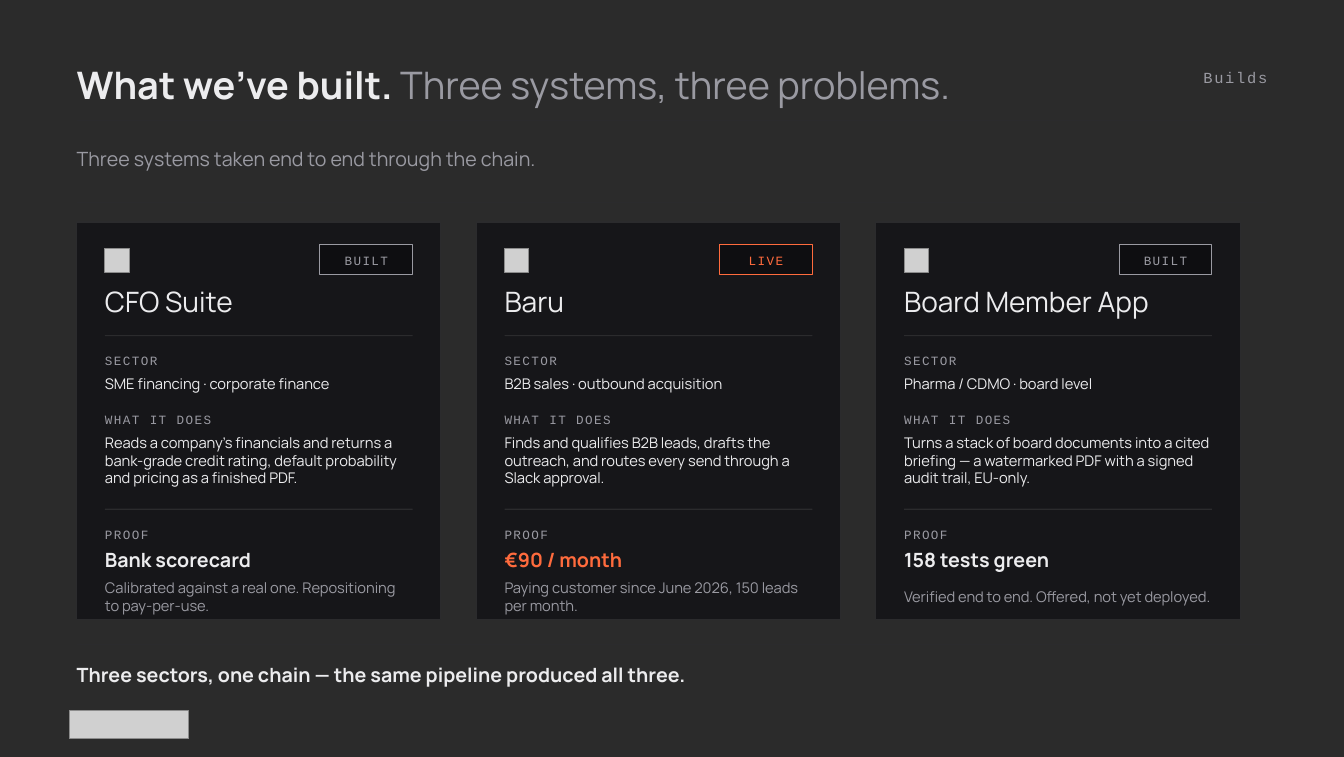
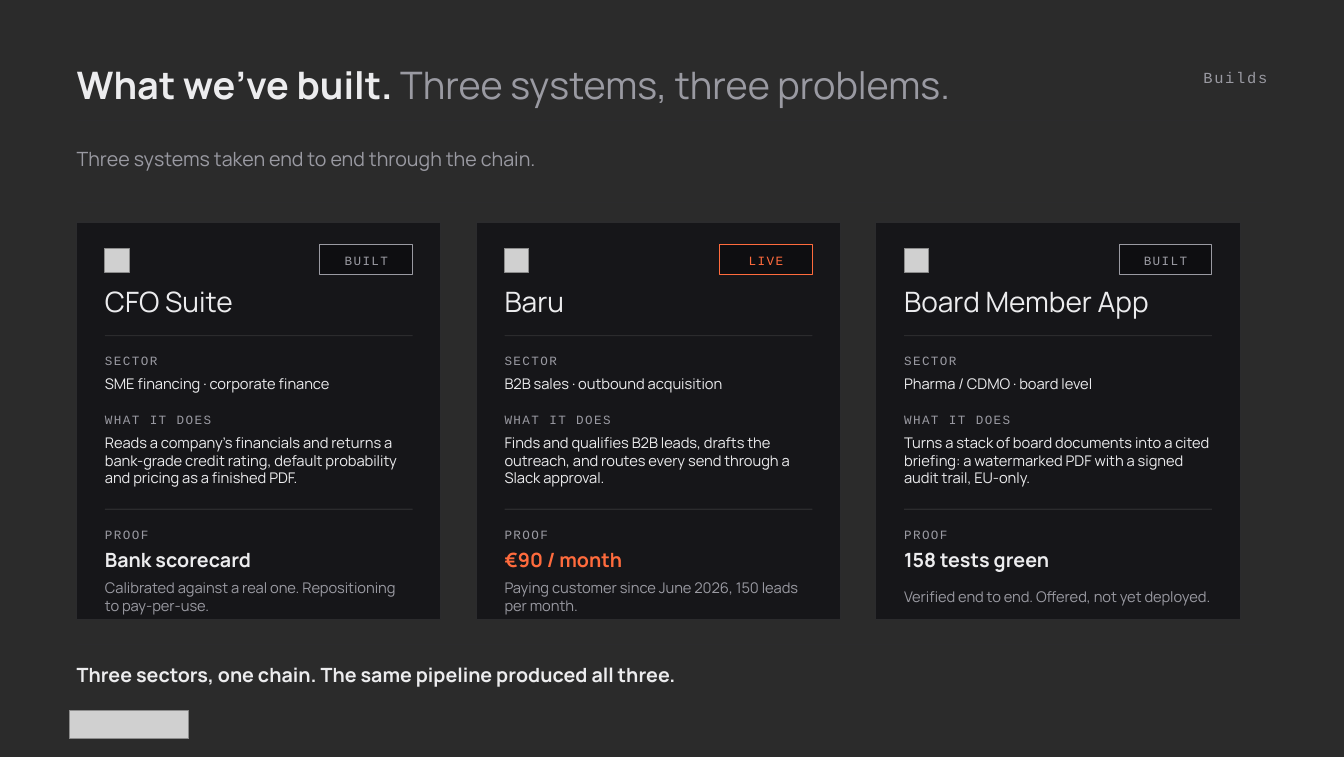
Before and after one commit to athenarunai-gif/Athena, a slide deck: slide 6 of decks/Pitch_Deck_AthenaRun_v4.pptx. Drawn at 1344x757 pixels with LibreOffice and Linux fonts; fonts in the diff are those of the drawing; grey boxes stand for pictures; background and template pictures are left out; a plain dark background stands for a picture behind light text. Boxes give left, top, right and bottom in pixels: in the first picture for what was removed or moved away, otherwise in the second. Text is boxed around its words. In the diff, an @@ line names an element or a change of style, - is before the commit and + after.

```diff
--- a/decks/Pitch_Deck_AthenaRun_v4.pptx
+++ b/decks/Pitch_Deck_AthenaRun_v4.pptx
@@ text at (904, 437, 1209, 487): text changed @@
-Turns a stack of board documents into a cited briefing — a watermarked PDF with a signed audit trail, EU-only.
+Turns a stack of board documents into a cited briefing: a watermarked PDF with a signed audit trail, EU-only.
@@ text at (77, 667, 676, 687): text changed @@
-Three sectors, one chain — the same pipeline produced all three.
+Three sectors, one chain. The same pipeline produced all three.
```
Also in this commit, not shown: 10 other slides changed, 1 other file.
